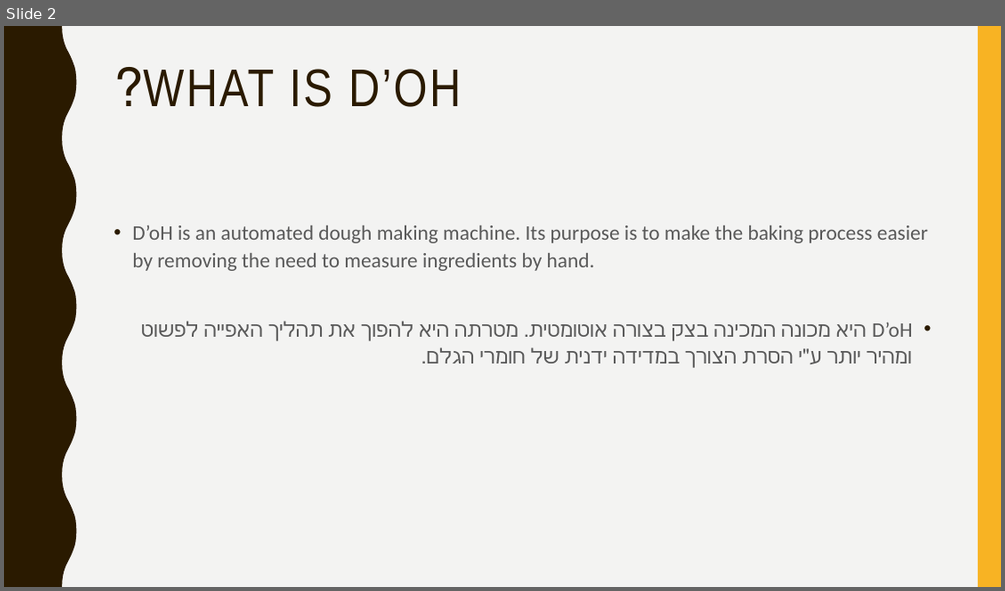
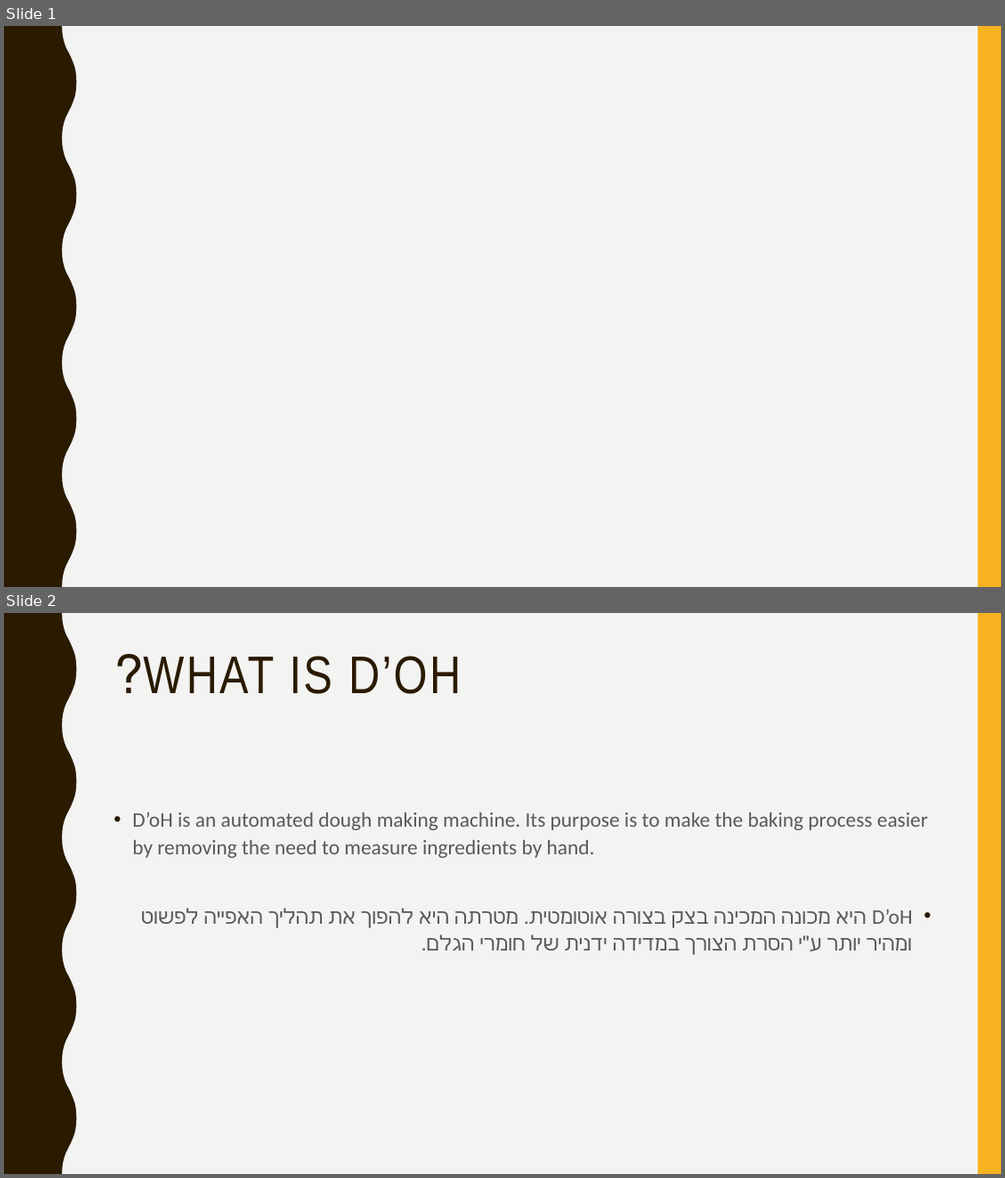
Before and after one commit to MetalYos/ArduinoProject, a slide deck: Project.pptx. Shown one above the other, each under a label of ours: slide 2 before the commit, slides 1 and 2 after it. The pictures are 1005x591 and 1005x1178 pixels, drawn with LibreOffice and Linux fonts; fonts in the diff are those of the drawing; background and template pictures are left out. Boxes give left, top, right and bottom in pixels: in the first picture for what was removed or moved away, otherwise in the second. Text is boxed around its words. In the diff, an @@ line names an element or a change of style, - is before the commit and + after.

```diff
--- a/Project.pptx
+++ b/Project.pptx
@@ slide 1 added at box(4, 26, 1001, 587), background picture (left out) @@
@@ rectangle added at box(4, 26, 27, 587), fill #2A1A00 @@
@@ freeform shape added at box(4, 26, 77, 587), fill #2A1A00 @@
@@ rectangle added at box(978, 26, 1001, 587), fill #F8B323 @@
```
Also in this commit, not shown: 4 slides changed, 5 other slides added, 3 slides removed, 1 other file.
